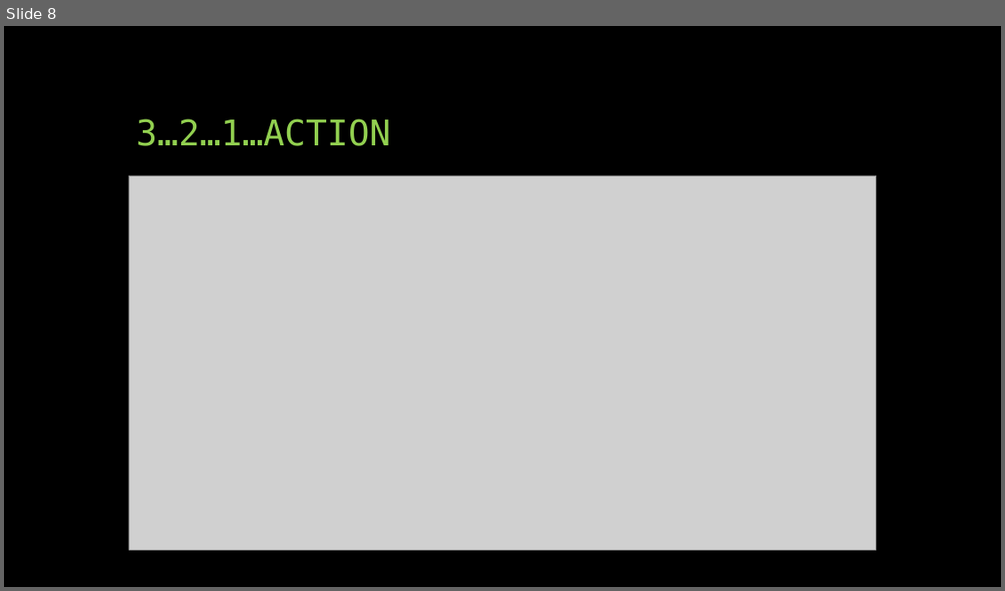
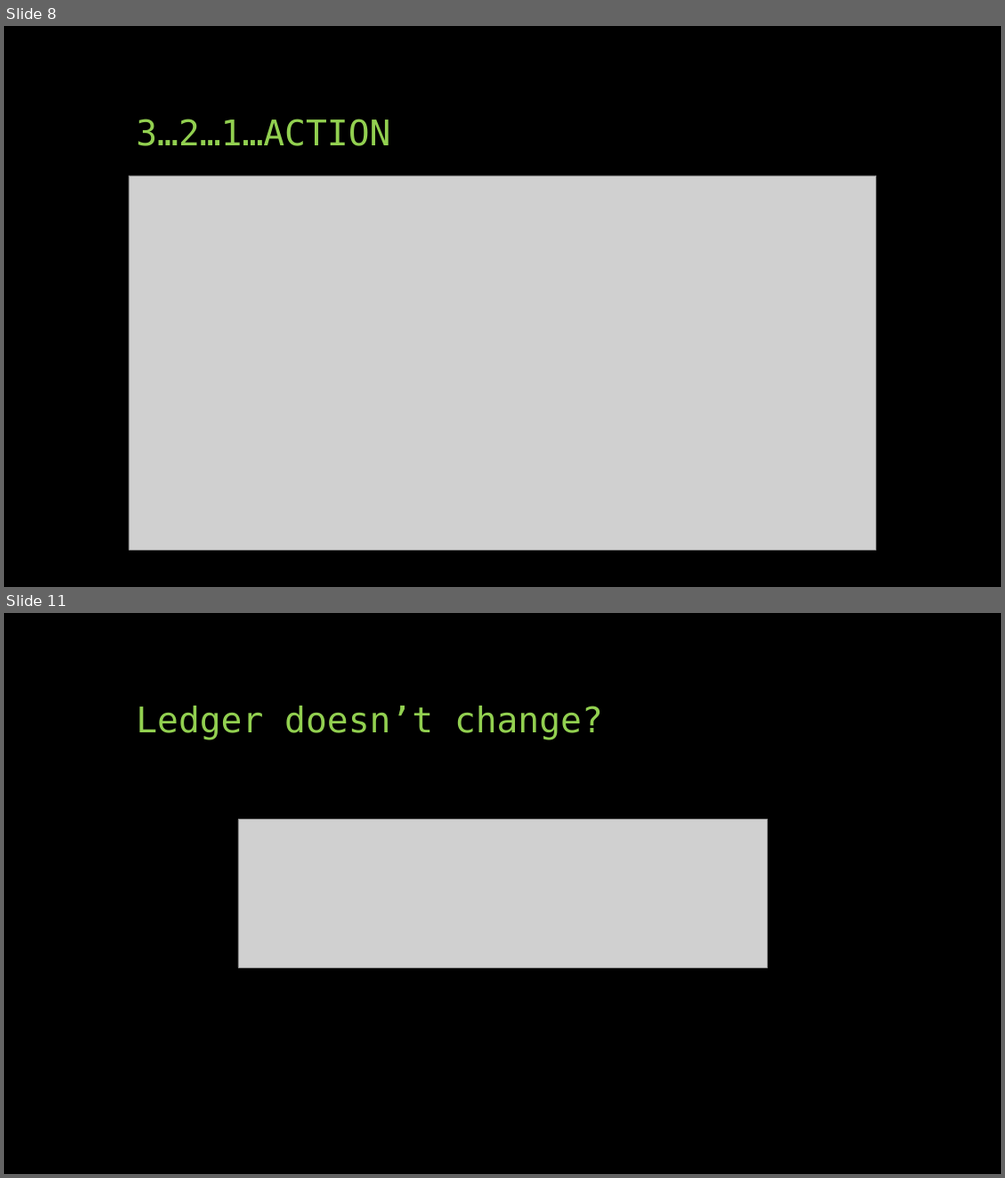
Before and after one commit to jcutrono/leanledger, a slide deck: Unmasking Blockchain.pptx. Shown one above the other, each under a label of ours: slide 8 before the commit, slides 8 and 11 after it; the slides between them are not shown. The pictures are 1005x591 and 1005x1178 pixels, drawn with LibreOffice and Linux fonts; fonts in the diff are those of the drawing; grey boxes stand for pictures. Boxes give left, top, right and bottom in pixels: in the first picture for what was removed or moved away, otherwise in the second. Text is boxed around its words. In the diff, an @@ line names an element or a change of style, - is before the commit and + after.

```diff
--- a/Unmasking Blockchain.pptx
+++ b/Unmasking Blockchain.pptx
@@ slide 11 added at (4, 613, 1001, 1174), background #000000 @@
@@ title added at (136, 706, 603, 739), 34 pt, text #92D050 @@
+Ledger doesn’t change?
@@ picture added at (238, 819, 767, 967) @@
```
Also in this commit, not shown: 1 slide changed, 7 other slides added, 6 slides removed, 1 other file.
